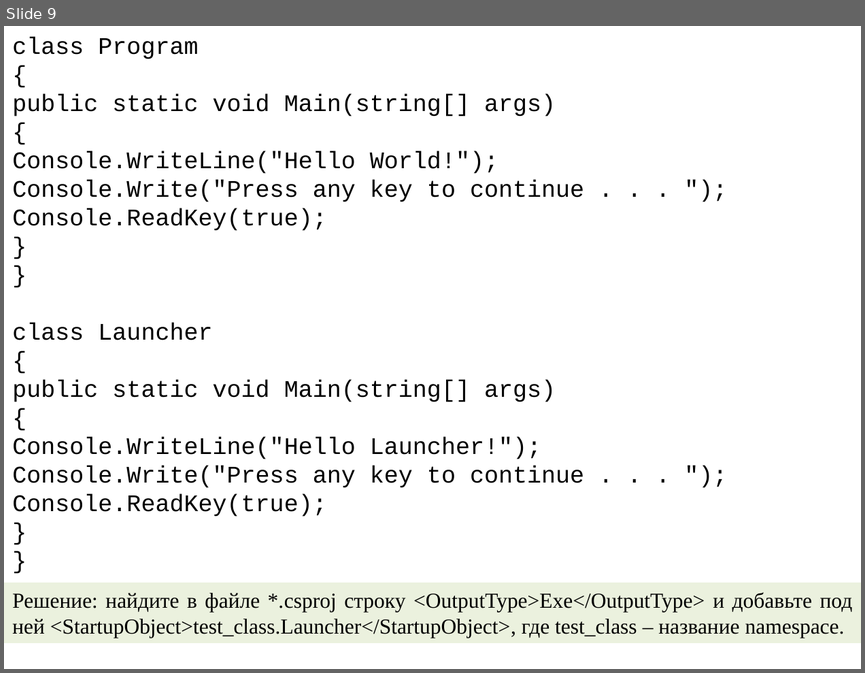
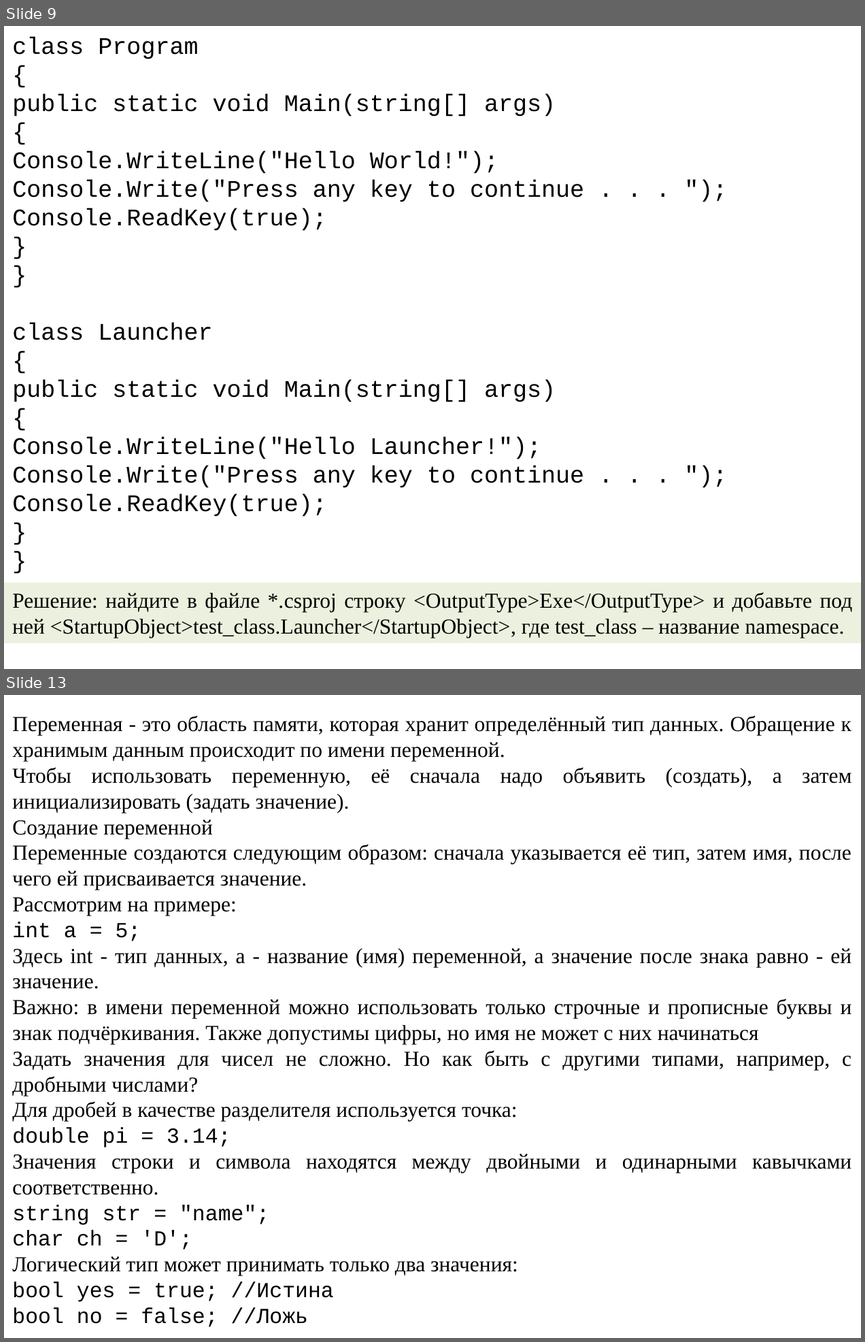
Before and after one commit to mbdatateach/site, a slide deck: 3испсп/технологии программирования/лекции/1.pptx. Shown one above the other, each under a label of ours: slide 9 before the commit, slides 9 and 13 after it; the slides between them are not shown. The pictures are 865x673 and 865x1342 pixels, drawn with LibreOffice and Linux fonts; fonts in the diff are those of the drawing. Boxes give left, top, right and bottom in pixels: in the first picture for what was removed or moved away, otherwise in the second. Text is boxed around its words. In the diff, an @@ line names an element or a change of style, - is before the commit and + after.

```diff
--- a/3испсп/технологии программирования/лекции/1.pptx
+++ b/3испсп/технологии программирования/лекции/1.pptx
@@ slide 13 added at (4,695,861,1338), background #FFFFFF @@
@@ text added at (12,715,852,1327), 18 pt, text #000000 @@
+Переменная - это область памяти, которая хранит определённый тип данных. Обращение к хранимым данным происходит по имени переменной.
+Чтобы использовать переменную, её сначала надо объявить (создать), а затем инициализировать (задать значение).
+Создание переменной
+Переменные создаются следующим образом: сначала указывается её тип, затем имя, после чего ей присваивается значение.
+Рассмотрим на примере:
+int a = 5;
+Здесь int - тип данных, a - название (имя) переменной, а значение после знака равно - ей значение.
+Важно: в имени переменной можно использовать только строчные и прописные буквы и знак подчёркивания. Также допустимы цифры, но имя не может с них начинаться
+Задать значения для чисел не сложно. Но как быть с другими типами, например, с дробными числами?
+Для дробей в качестве разделителя используется точка:
+double pi = 3.14;
+Значения строки и символа находятся между двойными и одинарными кавычками соответственно.
+string str = "name";
+char ch = 'D';
+Логический тип может принимать только два значения:
+bool yes = true; //Истина
+bool no = false; //Ложь
```
Also in this commit, not shown: 1 slide changed, 16 other slides added, 30 other files.
